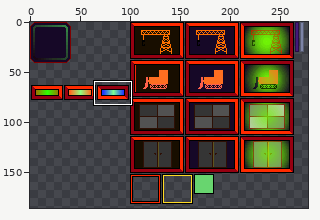
A sprite sheet gets an edit: res/gui.png. The first picture is a wide view before the edit; the outline marks the close-up.
Close-up. Old version:
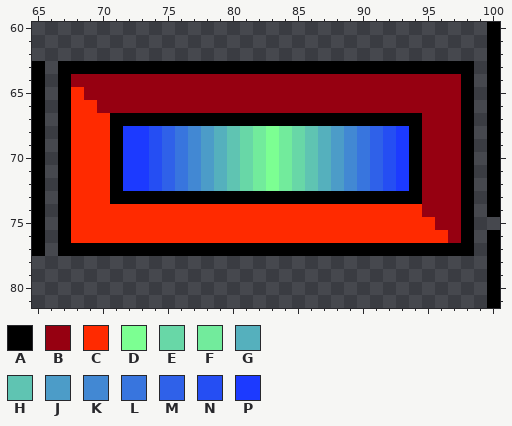
The file is 512x256 pixels. Colours within 5 levels of each other are drawn and written as one. Shown: x 65..100, y 60..81. The wide view leaves out empty margins. The commit also changed other parts of the picture, which this record leaves out.
Palette (. is transparent): A #000000  B #960011  C #ff2a00  D #7cff92  E #68d7a7  F #72eb9c  G #55b0bd  H #5fc4b2  J #4c9cc8  K #4288d3  L #3875de  M #2f61e9  N #254ef3  P #1c3aff
Pixels before, first column x 65:
60 ...................................A
61 ...................................A
62 ...................................A
63 A.AAAAAAAAAAAAAAAAAAAAAAAAAAAAAAAA.A
64 A.ABBBBBBBBBBBBBBBBBBBBBBBBBBBBBBA.A
65 A.ACBBBBBBBBBBBBBBBBBBBBBBBBBBBBBA.A
66 A.ACCBBBBBBBBBBBBBBBBBBBBBBBBBBBBA.A
67 A.ACCCAAAAAAAAAAAAAAAAAAAAAAAABBBA.A
68 A.ACCCAPPNMLKJGHEFDFEHGJKLMNPABBBA.A
69 A.ACCCAPPNMLKJGHEFDFEHGJKLMNPABBBA.A
70 A.ACCCAPPNMLKJGHEFDFEHGJKLMNPABBBA.A
71 A.ACCCAPPNMLKJGHEFDFEHGJKLMNPABBBA.A
72 A.ACCCAPPNMLKJGHEFDFEHGJKLMNPABBBA.A
73 A.ACCCAAAAAAAAAAAAAAAAAAAAAAAABBBA.A
74 A.ACCCCCCCCCCCCCCCCCCCCCCCCCCCBBBA.A
75 A.ACCCCCCCCCCCCCCCCCCCCCCCCCCCCBBA..
76 A.ACCCCCCCCCCCCCCCCCCCCCCCCCCCCCBA.A
77 A.AAAAAAAAAAAAAAAAAAAAAAAAAAAAAAAA.A
78 ...................................A
79 ...................................A
80 ...................................A
81 ...................................A
After the commit:
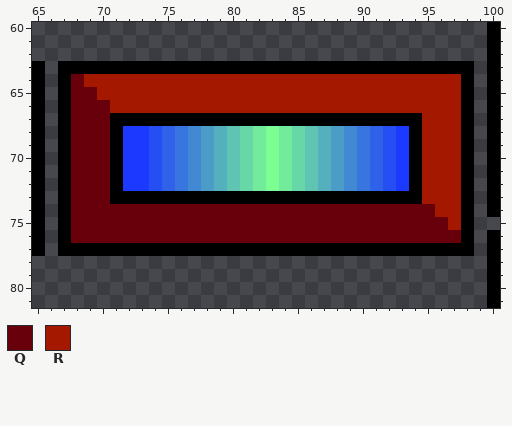
Colours new in this view: Q #68000c  R #a51800
Difference:
{"y":64,"x":68,"old":"BBBBBBBBBBBBBBBBBBBBBBBBBBBBBB","new":"QRRRRRRRRRRRRRRRRRRRRRRRRRRRRR"}
{"y":65,"x":68,"old":"CBBBBBBBBBBBBBBBBBBBBBBBBBBBBB","new":"QQRRRRRRRRRRRRRRRRRRRRRRRRRRRR"}
{"y":66,"x":68,"old":"CCBBBBBBBBBBBBBBBBBBBBBBBBBBBB","new":"QQQRRRRRRRRRRRRRRRRRRRRRRRRRRR"}
{"y":67,"x":68,"old":"CCC","new":"QQQ"}
{"y":67,"x":95,"old":"BBB","new":"RRR"}
{"y":68,"x":68,"old":"CCC","new":"QQQ"}
{"y":68,"x":95,"old":"BBB","new":"RRR"}
{"y":69,"x":68,"old":"CCC","new":"QQQ"}
{"y":69,"x":95,"old":"BBB","new":"RRR"}
{"y":70,"x":68,"old":"CCC","new":"QQQ"}
{"y":70,"x":95,"old":"BBB","new":"RRR"}
{"y":71,"x":68,"old":"CCC","new":"QQQ"}
{"y":71,"x":95,"old":"BBB","new":"RRR"}
{"y":72,"x":68,"old":"CCC","new":"QQQ"}
{"y":72,"x":95,"old":"BBB","new":"RRR"}
{"y":73,"x":68,"old":"CCC","new":"QQQ"}
{"y":73,"x":95,"old":"BBB","new":"RRR"}
{"y":74,"x":68,"old":"CCCCCCCCCCCCCCCCCCCCCCCCCCCBBB","new":"QQQQQQQQQQQQQQQQQQQQQQQQQQQQRR"}
{"y":75,"x":68,"old":"CCCCCCCCCCCCCCCCCCCCCCCCCCCCBB","new":"QQQQQQQQQQQQQQQQQQQQQQQQQQQQQR"}
{"y":76,"x":68,"old":"CCCCCCCCCCCCCCCCCCCCCCCCCCCCCB","new":"QQQQQQQQQQQQQQQQQQQQQQQQQQQQQQ"}
{"label":"changed","picture_box":[71,74,461,243]}
